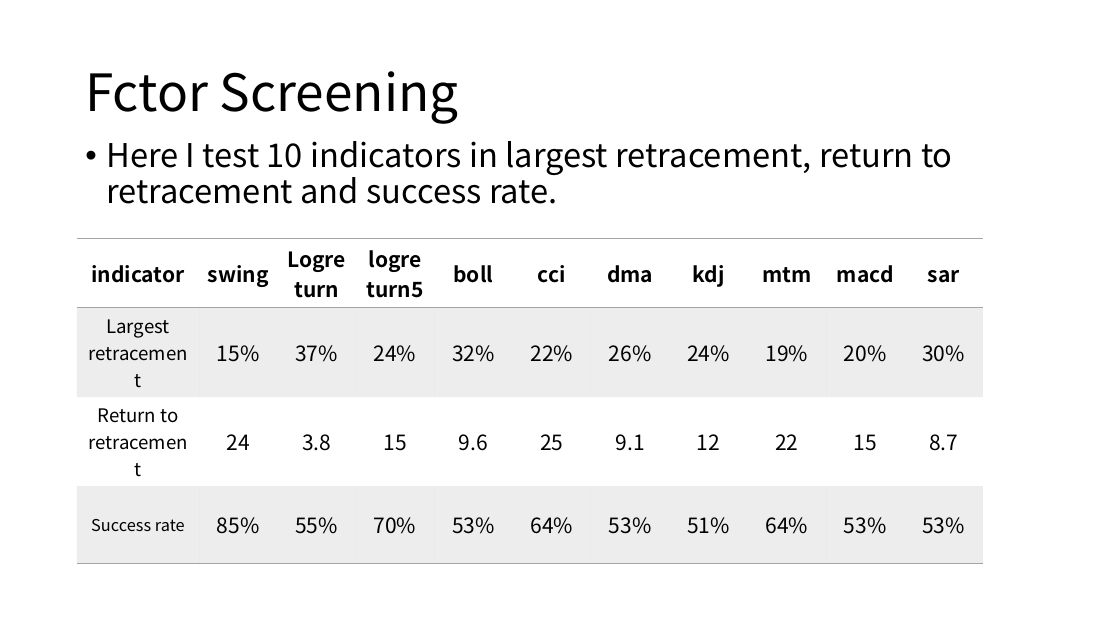
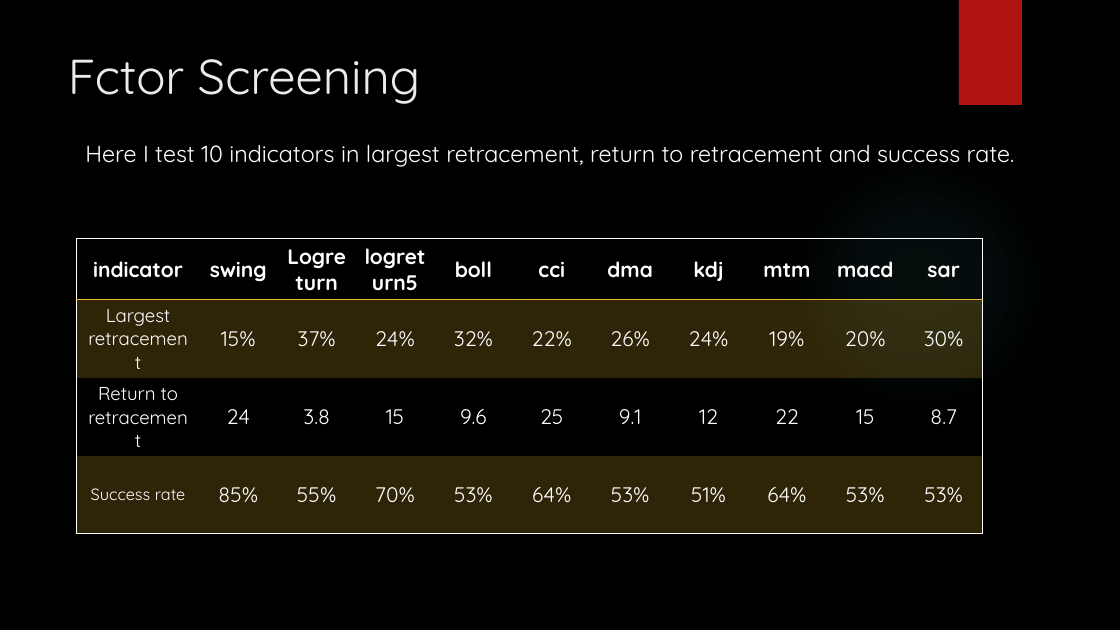
Before and after one commit to chenzhiyunacg/2016.M3.TQF-ML.hmmPrediction, a slide deck: slide 2 of Final presentation.pptx. Drawn at 1120x630 pixels with LibreOffice and Linux fonts; fonts in the diff are those of the drawing; background and template pictures are left out. Boxes give left, top, right and bottom in pixels: in the first picture for what was removed or moved away, otherwise in the second. Text is boxed around its words. In the diff, an @@ line names an element or a change of style, - is before the commit and + after.

```diff
--- a/Final presentation.pptx
+++ b/Final presentation.pptx
@@ background #FFFFFF to picture (left out) @@
@@ rectangle added at <box>959,0,1022,105</box>, fill #B01513 @@
@@ title "Fctor Screening": place and size @@
-title "Fctor Screening" at <box>85,71,459,124</box>
+title "Fctor Screening" at <box>68,59,421,104</box>
@@ title "Fctor Screening" at <box>68,59,421,104</box>: size 44 to 42 pt, font Noto Sans CJK SC to Quicksand, text colour #000000 to #EBEBEB; line spacing 0.9 to 1; vertical alignment middle to top @@
@@ text "Here I test 10 indicators ..." at <box>85,144,1015,167</box>: size 28 to 20 pt, font Noto Sans CJK SC to Quicksand, text colour #000000 to #FFFFFF; bullet • to none; line spacing 0.9 to 1 @@
@@ ellipse added at <box>791,154,1049,413</box>, fill gradient #50B9C1 @@
@@ table at <box>77,239,981,529</box> @@
@@ fill #A5A5A5 at 20% opacity to #E6B729 at 20% opacity in 22 cells @@
@@ font Noto Sans CJK SC to Quicksand, text colour #000000 to #FFFFFF @@
@@ borders changed @@
```
Also in this commit, not shown: 4 other slides changed, 3 slides added, 3 other files.
